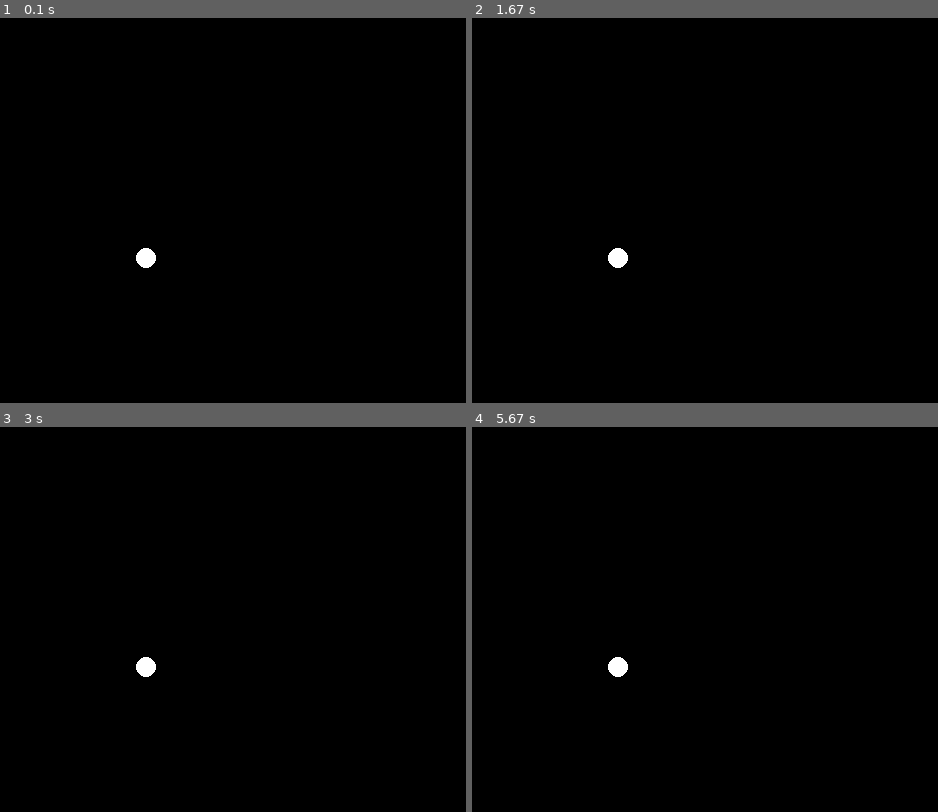
Above: before the commit, frames 1-4 (two rows, left to right).
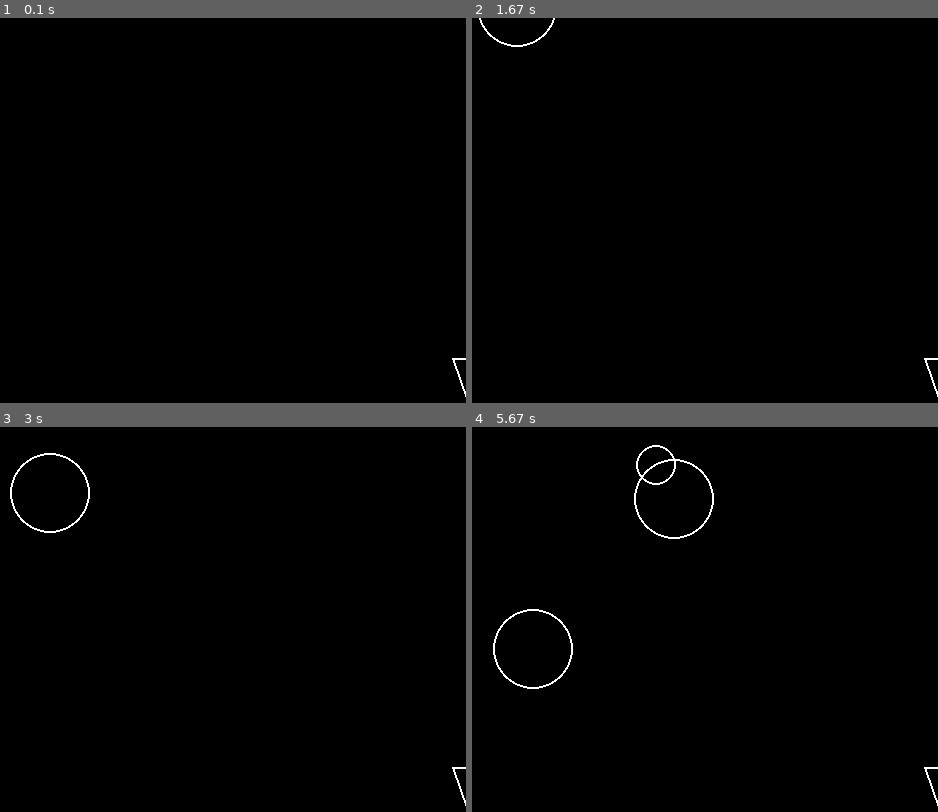
Above: after the commit, the same moments.

Repository: lywgit/rl-asteroids-pygame
Game: pygame game, started from main.py
Same seed, same stepped clock (60 frames per second), same inputs: the game is played once before the commit and once after it.
Inputs:
- Up to frame 1 (0.1 s): no input
- Up to frame 2 (1.67 s): no input
- Up to frame 3 (3 s): no input
- Up to frame 4 (5.67 s): no input

The runs differ from the first frame. In frame 1, 0.2% of the frame differs, in the area x 29-100%, y 59-99%; in frame 2, 0.3%; in frame 3, 0.5%; in frame 4, 0.9%, in the area x 4-100%, y 4-99%.

Commit message:
reimplement game logic to match the reference code. use test_env.py to verify human play

Diff:
--- /dev/null
+++ b/asteroids_core/asteroid.py
@@ -0,0 +1,27 @@
+import random
+import pygame
+from .circleshape import CircleShape
+from .constants import ASTEROID_MIN_RADIUS
+
+class Asteroid(CircleShape):
+    def __init__(self, x:float, y:float, radius:float):
+        super().__init__(x, y, radius)
+
+    def draw(self, screen):
+        pygame.draw.circle(screen, "white", self.position, self.radius, width=2)
+
+    def update(self, dt):
+        self.position += self.velocity * dt
+
+    def split(self):
+        self.kill()
+        if self.radius <= ASTEROID_MIN_RADIUS:
+            return
+        rot_angle = random.uniform(20, 50)
+        left_velocity = self.velocity.rotate(-rot_angle) * 1.2
+        right_velocity = self.velocity.rotate(rot_angle) * 1.2
+        new_radius = self.radius - ASTEROID_MIN_RADIUS
+        left_asteroid = Asteroid(self.position[0], self.position[1], new_radius)
+        left_asteroid.velocity = left_velocity
+        right_asteroid = Asteroid(self.position[0], self.position[1], new_radius)
+        right_asteroid.velocity = right_velocity
--- /dev/null
+++ b/asteroids_core/asteroidfield.py
@@ -0,0 +1,48 @@
+import pygame
+import random
+from .asteroid import Asteroid
+from .constants import *
+
+class AsteroidField(pygame.sprite.Sprite):
+    edges = [
+        [
+            pygame.Vector2(1, 0),
+            lambda y: pygame.Vector2(-ASTEROID_MAX_RADIUS, y * SCREEN_HEIGHT),
+        ],
+        [
+            pygame.Vector2(-1, 0),
+            lambda y: pygame.Vector2(
+                SCREEN_WIDTH + ASTEROID_MAX_RADIUS, y * SCREEN_HEIGHT
+            ),
+        ],
+        [
+            pygame.Vector2(0, 1),
+            lambda x: pygame.Vector2(x * SCREEN_WIDTH, -ASTEROID_MAX_RADIUS),
+        ],
+        [
+            pygame.Vector2(0, -1),
+            lambda x: pygame.Vector2(
+                x * SCREEN_WIDTH, SCREEN_HEIGHT + ASTEROID_MAX_RADIUS
+            ),
+        ],
+    ]
+
+    def __init__(self, *groups):
+        super().__init__(*groups)
+        self.spawn_timer = 0.0
+
+    def spawn(self, radius, position, velocity):
+        asteroid = Asteroid(position.x, position.y, radius)
+        asteroid.velocity = velocity
+
+    def update(self, dt):
+        self.spawn_timer += dt
+        if self.spawn_timer > ASTEROID_SPAWN_RATE:
+            self.spawn_timer = 0
+            edge = random.choice(self.edges)
+            speed = random.randint(40, 100)
+            velocity = edge[0] * speed
+            velocity = velocity.rotate(random.randint(-30, 30))
+            position = edge[1](random.uniform(0, 1))
+            kind = random.randint(1, ASTEROID_KINDS)
+            self.spawn(ASTEROID_MIN_RADIUS * kind, position, velocity)
--- /dev/null
+++ b/asteroids_core/circleshape.py
@@ -0,0 +1,25 @@
+import pygame
+
+class CircleShape(pygame.sprite.Sprite):
+    _groups = ()
+
+    @classmethod
+    def set_groups(cls, *groups):
+        cls._groups = groups
+
+    def __init__(self, x:float, y:float, radius:float):
+        super().__init__(*self._groups)
+        self.position = pygame.Vector2(x, y)
+        self.velocity = pygame.Vector2(0, 0)
+        self.radius = radius
+
+    def draw(self, screen):
+        pass
+
+    def update(self, dt):
+        pass
+
+    def collides_with(self, other):
+        distance = self.position.distance_to(other.position)
+        radius_sum = self.radius + other.radius
+        return distance <= radius_sum
--- /dev/null
+++ b/asteroids_core/constants.py
@@ -0,0 +1,15 @@
+SCREEN_WIDTH = 1280
+SCREEN_HEIGHT = 720
+
+ASTEROID_MIN_RADIUS = 20
+ASTEROID_KINDS = 3
+ASTEROID_SPAWN_RATE = 0.8  # seconds
+ASTEROID_MAX_RADIUS = ASTEROID_MIN_RADIUS * ASTEROID_KINDS
+
+PLAYER_RADIUS = 20
+PLAYER_SPEED = 200
+PLAYER_TURN_SPEED = 300
+PLAYER_SHOT_SPEED = 500
+PLAYER_SHOOT_COOLDOWN = 0.3
+
+SHOT_RADIUS = 5
--- /dev/null
+++ b/asteroids_core/player.py
@@ -0,0 +1,39 @@
+import pygame
+from .circleshape import CircleShape
+from .shot import Shot
+from .constants import PLAYER_RADIUS, PLAYER_TURN_SPEED, PLAYER_SPEED, SHOT_RADIUS, PLAYER_SHOT_SPEED, PLAYER_SHOOT_COOLDOWN
+
+class Player(CircleShape):
+    def __init__(self, x: float, y: float):
+        super().__init__(x, y, PLAYER_RADIUS)
+        self.rotation = 0.0
+        self.shoot_timer = 0.0
+
+    def triangle(self):
+        forward = pygame.Vector2(0, 1).rotate(self.rotation)
+        right = pygame.Vector2(0, 1).rotate(self.rotation + 90) * self.radius / 1.5
+        a = self.position + forward * self.radius
+        b = self.position - forward * self.radius - right
+        c = self.position - forward * self.radius + right
+        return [a, b, c]
+
+    def draw(self, screen):
+        pygame.draw.polygon(screen, "white", self.triangle(), 2)
+
+    def rotate(self, dt:float):
+        self.rotation += PLAYER_TURN_SPEED * dt
+
+    def move(self, dt:float):
+        forward = pygame.math.Vector2(0,1).rotate(self.rotation)
+        self.position += forward * PLAYER_SPEED * dt
+
+    def update(self, dt:float):
+        self.shoot_timer = max(0, self.shoot_timer-dt)
+        # Keyboard input will be handled outside for agent/human play
+
+    def shoot(self):
+        if self.shoot_timer > 0:
+            return
+        shot = Shot(self.position[0], self.position[1], SHOT_RADIUS)
+        shot.velocity = PLAYER_SHOT_SPEED * pygame.math.Vector2(0,1).rotate(self.rotation)
+        self.shoot_timer = PLAYER_SHOOT_COOLDOWN
--- /dev/null
+++ b/asteroids_core/shot.py
@@ -0,0 +1,12 @@
+import pygame
+from .circleshape import CircleShape
+
+class Shot(CircleShape):
+    def __init__(self, x:float, y:float, radius:float):
+        super().__init__(x, y, radius)
+
+    def draw(self, screen):
+        pygame.draw.circle(screen, "white", self.position, self.radius, width=2)
+
+    def update(self, dt:float):
+        self.position += self.velocity * dt
--- a/asteroids_env.py
+++ b/asteroids_env.py
@@ -61,7 +61,7 @@
         state = self.game.get_state()
         # Pad asteroids to 5 for fixed obs size
         asteroids = state['asteroids'][:5] + [[0,0]]*(5-len(state['asteroids']))
-        obs = np.array(list(state['ship_pos']) + [coord for ast in asteroids for coord in ast] + [state['score']], dtype=np.float32)
+        obs = np.array(list(state['player_pos']) + [coord for ast in asteroids for coord in ast] + [state['score']], dtype=np.float32)
         return obs
 
     def _get_reward(self):
--- a/asteroids_game.py
+++ b/asteroids_game.py
@@ -1,46 +1,72 @@
+
+# --- Final AsteroidsGame using local asteroids_core classes ---
 import pygame
+from asteroids_core.constants import SCREEN_WIDTH, SCREEN_HEIGHT
+from asteroids_core.player import Player
+from asteroids_core.asteroid import Asteroid
+from asteroids_core.shot import Shot
+from asteroids_core.asteroidfield import AsteroidField
 
 class AsteroidsGame:
-    def __init__(self, width=640, height=480):
+    def __init__(self, width=SCREEN_WIDTH, height=SCREEN_HEIGHT):
         self.width = width
         self.height = height
+        self._dt = 0.016  # default timestep (60 FPS)
         self.reset()
 
     def reset(self):
-        # Initialize or reset the game state
-        self.ship_pos = [self.width // 2, self.height // 2]
-        self.asteroids = []  # Placeholder for asteroids list
+        self.updatable = pygame.sprite.Group()
+        self.drawable  = pygame.sprite.Group()
+        self.asteroids = pygame.sprite.Group()
+        self.shots     = pygame.sprite.Group()
+
+        Asteroid.set_groups(self.asteroids, self.updatable, self.drawable)
+        Player.set_groups(self.updatable, self.drawable)
+        Shot.set_groups(self.shots, self.updatable, self.drawable)
+
+        self.player = Player(self.width//2, self.height//2)
+        self.asteroid_field = AsteroidField(self.updatable)
+
         self.score = 0
         self.done = False
-        # Add more state as needed
 
     def step(self, action):
-        # Update the game state based on the action
-        # Actions: 0 = do nothing, 1 = left, 2 = right, 3 = thrust, 4 = shoot
-        # Placeholder logic
+        # 0: do nothing, 1: left, 2: right, 3: thrust, 4: shoot, 5: backward
         if action == 1:
-            self.ship_pos[0] -= 5
+            self.player.rotate(-self._dt)
         elif action == 2:
-            self.ship_pos[0] += 5
+            self.player.rotate(self._dt)
         elif action == 3:
-            self.ship_pos[1] -= 5
-        # Add asteroid movement, collision, scoring, etc.
-        # Set self.done = True if game over
+            self.player.move(self._dt)
+        elif action == 4:
+            self.player.shoot()
+        elif action == 5:
+            self.player.move(-self._dt)
+
+        self.updatable.update(self._dt)
+
+        for asteroid in list(self.asteroids):
+            for shot in list(self.shots):
+                if asteroid.collides_with(shot):
+                    asteroid.split()
+                    shot.kill()
+                    self.score += 1
+
+        for asteroid in list(self.asteroids):
+            if asteroid.collides_with(self.player):
+                self.done = True
 
     def render(self, screen):
         screen.fill((0, 0, 0))
-        # Draw ship (placeholder as a circle)
-        pygame.draw.circle(screen, (255, 255, 255), self.ship_pos, 10)
-        # Draw asteroids (placeholder)
-        for asteroid in self.asteroids:
-            pygame.draw.circle(screen, (200, 200, 200), asteroid, 15)
+        for obj in self.drawable:
+            obj.draw(screen)
         pygame.display.flip()
 
     def get_state(self):
-        # Return the current state (observation)
         return {
-            'ship_pos': self.ship_pos,
-            'asteroids': self.asteroids,
+            'player_pos': list(self.player.position),
+            'asteroids': [list(a.position) for a in self.asteroids],
+            'shots': [list(s.position) for s in self.shots],
             'score': self.score
         }
 
--- /dev/null
+++ b/test_env.py
@@ -0,0 +1,43 @@
+
+import time
+import gymnasium as gym
+import pygame
+from asteroids_env import AsteroidsEnv
+
+
+def main():
+    env = AsteroidsEnv(render_mode="human")
+    obs, info = env.reset()
+    done = False
+    running = True
+    print("Controls: Arrow keys to move, Space to shoot. Close window to exit.")
+    while running:
+        for event in pygame.event.get():
+            if event.type == pygame.QUIT:
+                running = False
+        keys = pygame.key.get_pressed()
+        # Multiple key support: call step for each action
+        # 0: do nothing, 1: left, 2: right, 3: thrust, 4: shoot, 5: backward
+        actions = []
+        if keys[pygame.K_LEFT]:
+            actions.append(1)
+        if keys[pygame.K_RIGHT]:
+            actions.append(2)
+        if keys[pygame.K_UP]:
+            actions.append(3)
+        if keys[pygame.K_DOWN]:
+            actions.append(5)
+        if keys[pygame.K_SPACE]:
+            actions.append(4)
+        if not actions:
+            actions = [0]
+        for action in actions:
+            obs, reward, done, truncated, info = env.step(action)
+        time.sleep(0.016)
+        if done:
+            print(f"Game over! Score: {obs[-1] if hasattr(obs, '__getitem__') else 'unknown'}")
+            obs, info = env.reset()
+    env.close()
+
+if __name__ == "__main__":
+    main()
Not shown, added: .DS_Store
Not shown, changed: .gitignore
